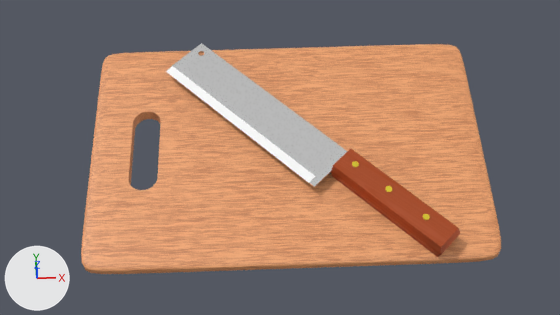
One commit to the Blender file Assets/models/Cutting_Board.blend: the scene before it, then after it.
Camera for both pictures: the file's camera 'Camera'. Every picture has the same lights, and +X, +Y and +Z are marked at lower left.

In view in the first picture: 'Cutting_Board', 'Knife'.
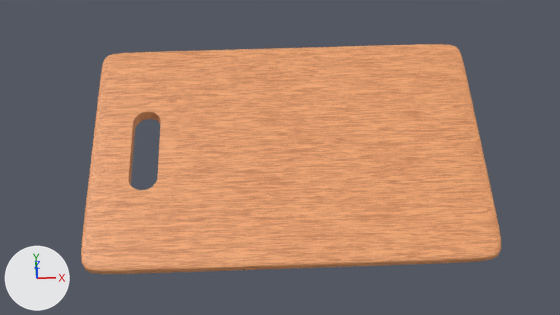
Pixel boxes [x1, y1, x2, y2] of what changed, in the pictures (560 x 315 px):
'Knife', deleted
    before: [166, 43, 460, 257]
    faces in mat_stainless (white #ffffff): [168, 43, 348, 188]
    faces in mat_handle: [331, 149, 460, 257]
    faces in mat_cut (white #ffffff): [166, 66, 315, 183]

The edits, one by one:
Object 'Knife' (ob_knife) is deleted.
